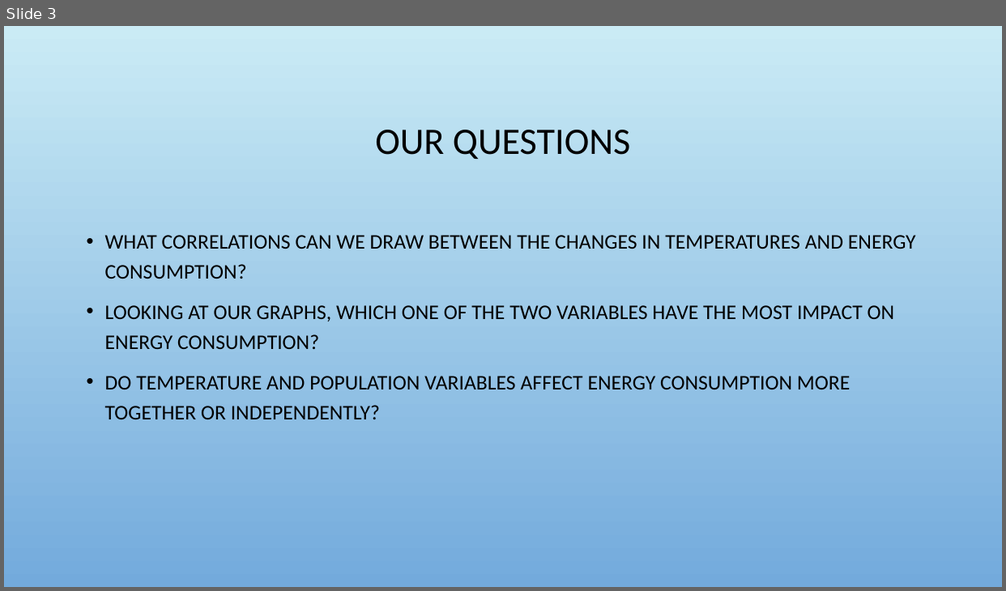
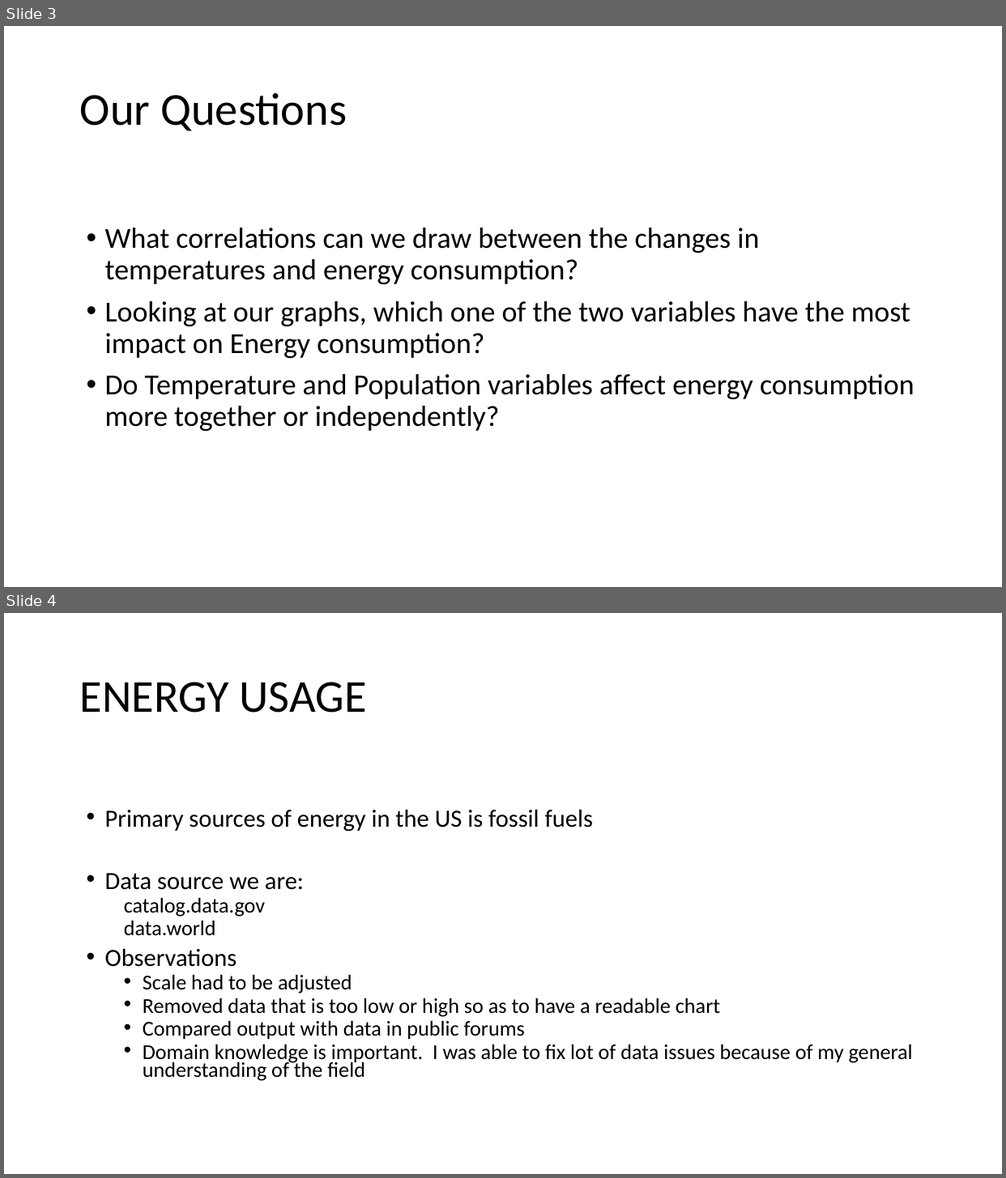
Before and after one commit to Siraj2493/Project-1, a slide deck: A-TEAM Presentation.pptx. Shown one above the other, each under a label of ours: slide 3 before the commit, slides 3 and 4 after it. The pictures are 1006x591 and 1006x1178 pixels, drawn with LibreOffice and Linux fonts; fonts in the diff are those of the drawing; background and template pictures are left out. Boxes give left, top, right and bottom in pixels: in the first picture for what was removed or moved away, otherwise in the second. Text is boxed around its words. In the diff, an @@ line names an element or a change of style, - is before the commit and + after.

```diff
--- a/A-TEAM Presentation.pptx
+++ b/A-TEAM Presentation.pptx
@@ slide 4 added at (4, 613, 1002, 1174), background #FFFFFF @@
@@ title added at (80, 682, 367, 713), 44 pt, text #000000 @@
+ENERGY USAGE
@@ text added at (105, 809, 913, 1081), 20.4 pt, text #000000 @@
+• Primary sources of energy in the US is fossil fuels
+• Data source we are:
+  catalog.data.gov
+  data.world
+• Observations
+  • Scale had to be adjusted
+  • Removed data that is too low or high so as to have a readable chart
+  • Compared output with data in public forums
+  • Domain knowledge is important. I was able to fix lot of data issues because of my general understanding of the field
@@ slide 3 changed as well @@
@@ background picture (left out) to #FFFFFF @@
@@ title at (80, 93, 347, 131): text changed; size 36 to 44 pt @@
-OUR QUESTIONS
+Our Questions
@@ text at (105, 228, 914, 431): text changed; size 20 to 28 pt @@
-• WHAT CORRELATIONS CAN WE DRAW BETWEEN THE CHANGES IN TEMPERATURES AND ENERGY CONSUMPTION?
-• LOOKING AT OUR GRAPHS, WHICH ONE OF THE TWO VARIABLES HAVE THE MOST IMPACT ON ENERGY CONSUMPTION?
-• DO TEMPERATURE AND POPULATION VARIABLES AFFECT ENERGY CONSUMPTION MORE TOGETHER OR INDEPENDENTLY?
+• What correlations can we draw between the changes in temperatures and energy consumption?
+• Looking at our graphs, which one of the two variables have the most impact on Energy consumption?
+• Do Temperature and Population variables affect energy consumption more together or independently?
```
Also in this commit, not shown: 7 other slides changed, 4 other slides added, 1 slide removed, 1 other file.
